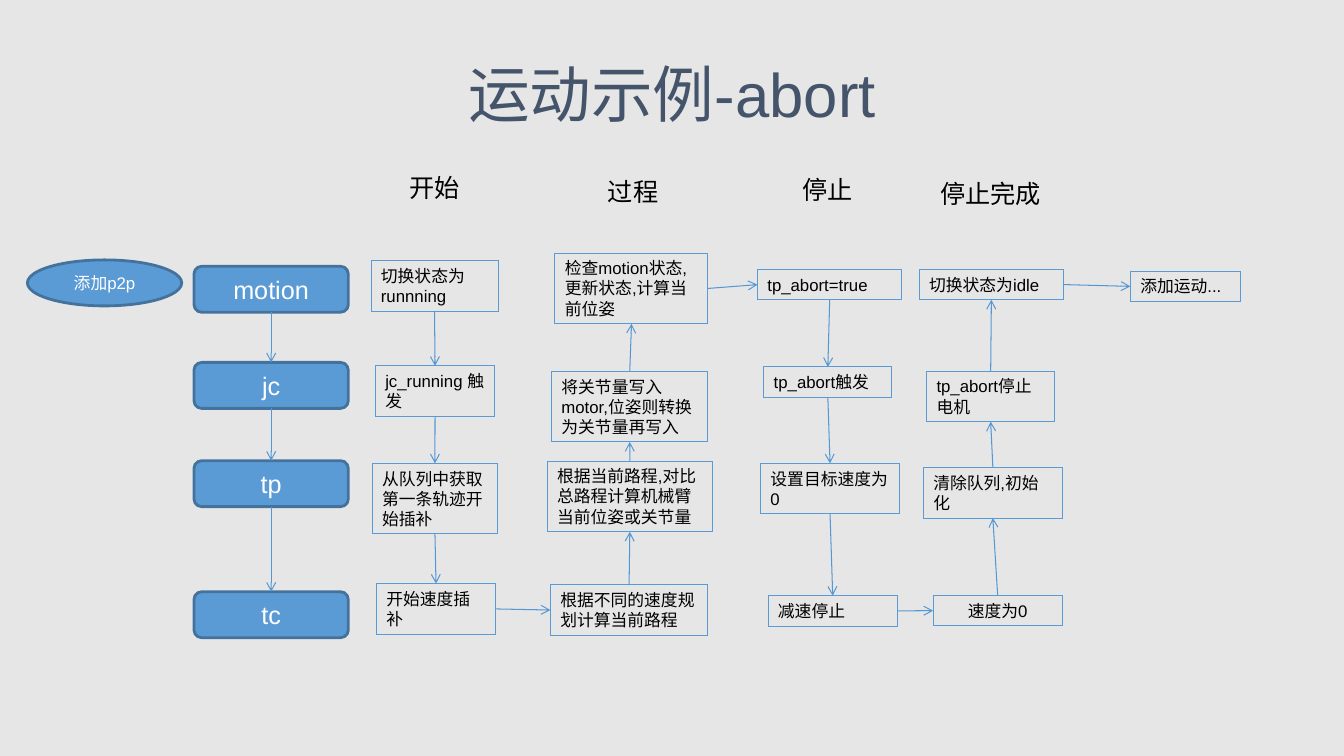
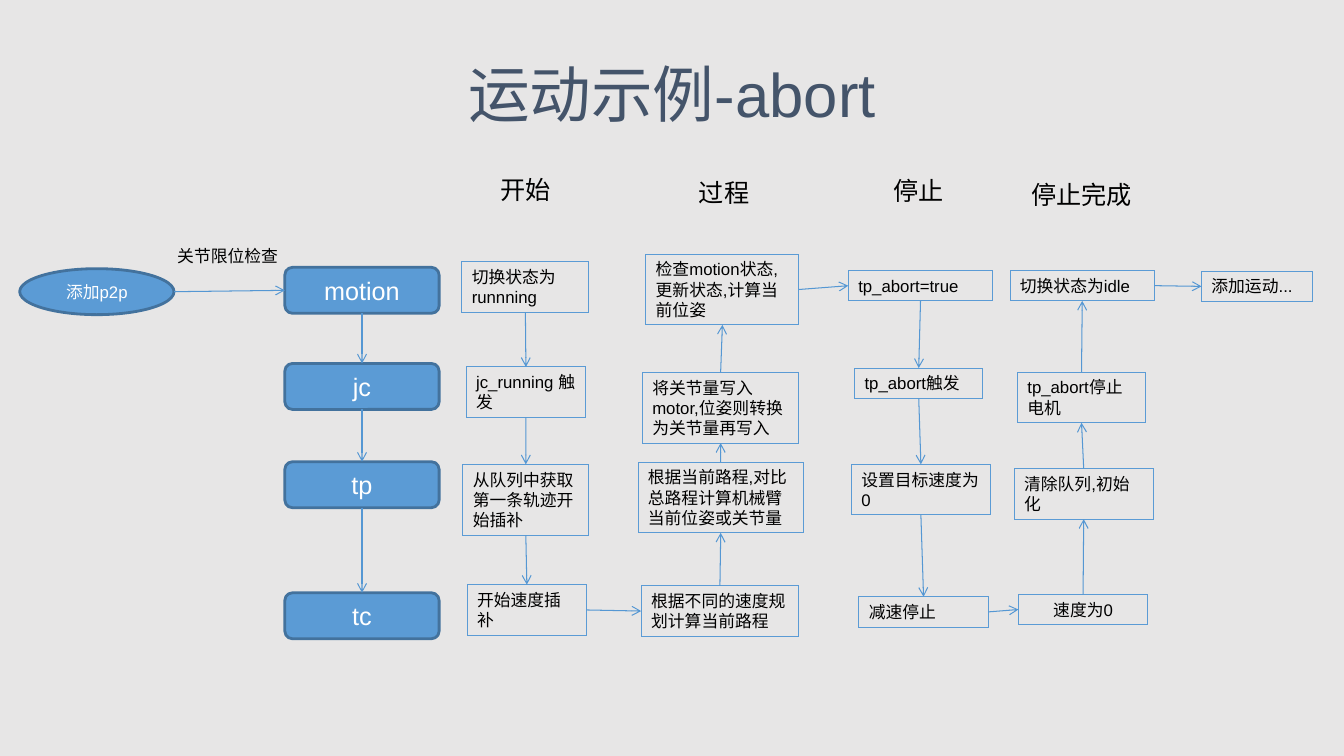
Before and after one commit to wenphi/about_by, a slide deck: slide 8 of motion流程演示.pptx (slide 7 before the commit). Drawn at 1344x756 pixels with LibreOffice and Linux fonts; fonts in the diff are those of the drawing. Boxes give left, top, right and bottom in pixels: in the first picture for what was removed or moved away, otherwise in the second. Text is boxed around its words. In the diff, an @@ line names an element or a change of style, - is before the commit and + after.

```diff
--- a/motion流程演示.pptx
+++ b/motion流程演示.pptx
@@ ellipse "添加p2p": place and size @@
-ellipse "添加p2p" at (27,260,181,307)
+ellipse "添加p2p" at (20,269,174,316)
@@ text added at (177,248,278,264), 12 pt, text #000000 @@
+关节限位检查
@@ arrow added from (174, 291) to (285, 290), #5698D3 0.75 pt @@
@@ arrow moved from (1064, 284) - (1130, 286) to (1154, 285) - (1202, 286) @@
@@ rectangle "添加运动...": place and size @@
-rectangle "添加运动..." at (1130,271,1241,301)
+rectangle "添加运动..." at (1202,271,1313,301)
@@ 16 arrows, 15 rectangles, 4 texts, 4 rounded rectangles: place and size @@
-16 arrows, 15 rectangles, 4 texts, 4 rounded rectangles at (194,176,1064,638)
+16 arrows, 15 rectangles, 4 texts, 4 rounded rectangles at (285,178,1154,639)
@@ arrow moved from (998, 596) - (993, 518) to (1084, 595) - (1084, 519) @@
@@ rectangle "速度为0": place and size @@
-rectangle "速度为0" at (934,596,1063,626)
+rectangle "速度为0" at (1018,595,1147,625)
@@ arrow moved from (897, 611) - (934, 611) to (988, 612) - (1018, 610) @@
```
Also in this commit, not shown: 6 other slides changed, 6 slides added, 1 slide removed, 11 other files.
